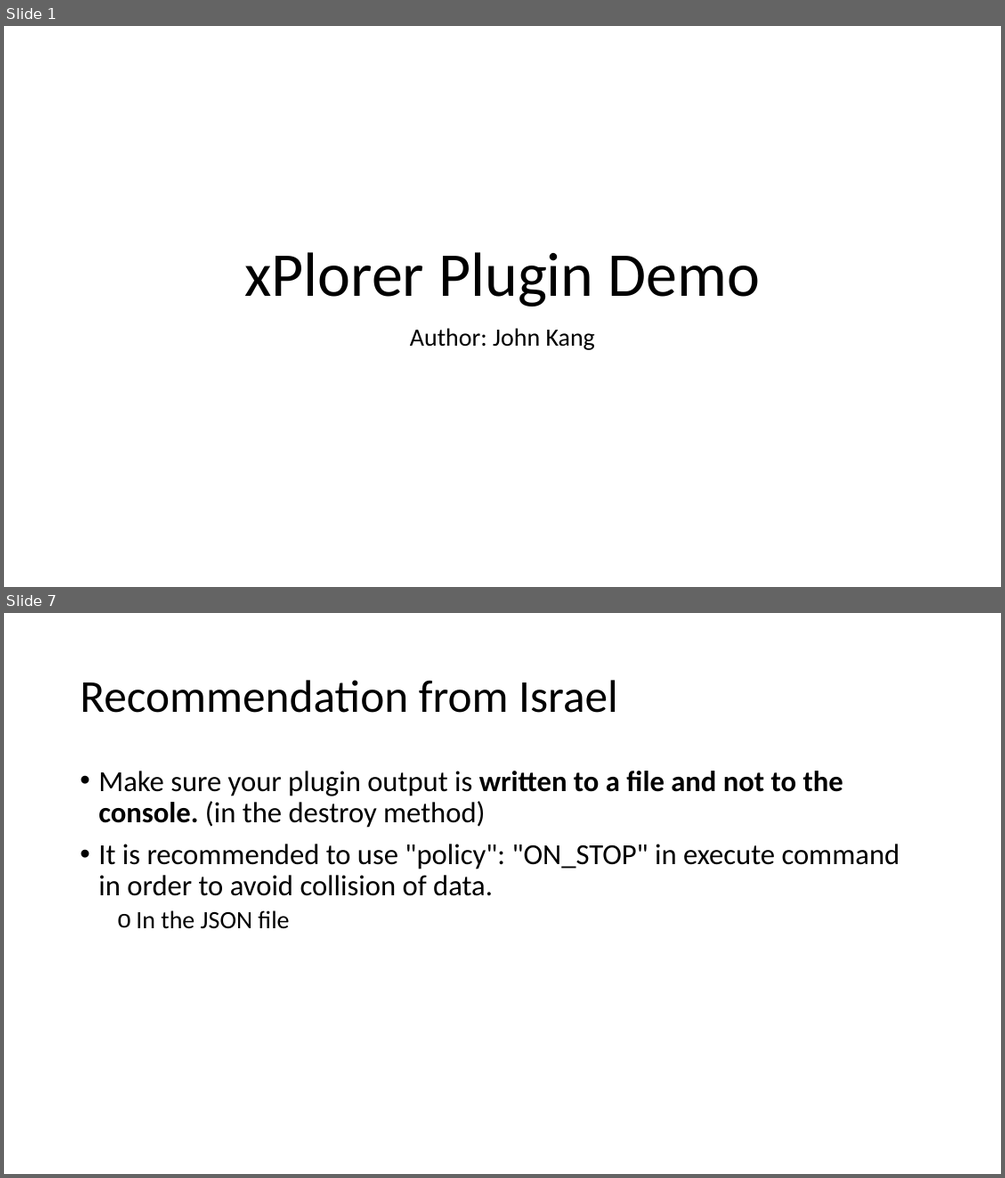
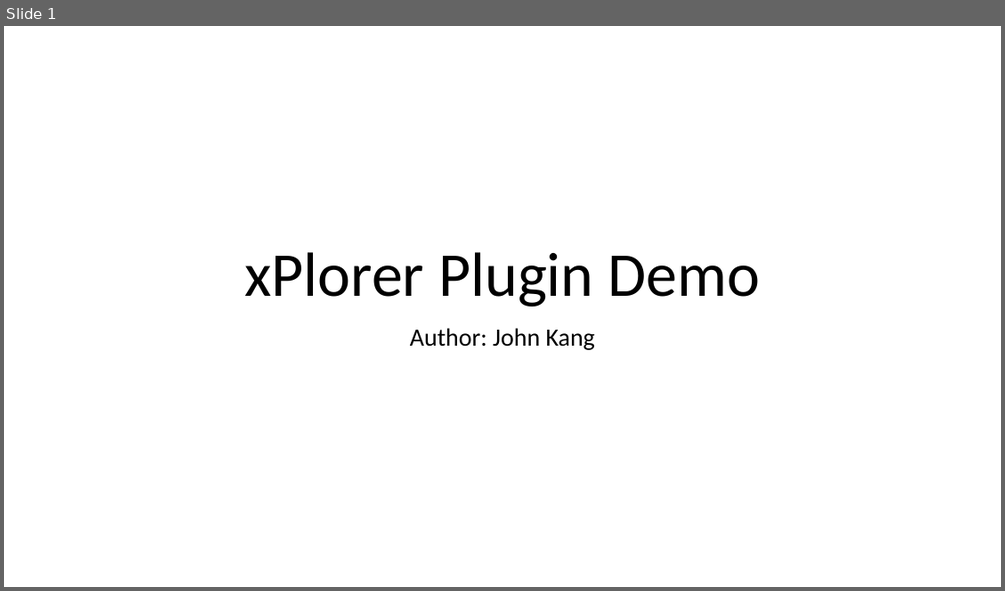
Before and after one commit to janlang1/Western-Digital, a slide deck: xPlorer Plugin Demo.pptx. Shown one above the other, each under a label of ours: slides 1 and 7 before the commit, slide 1 after it; the slides between them are not shown. The pictures are 1005x1178 and 1005x591 pixels, drawn with LibreOffice and Linux fonts; fonts in the diff are those of the drawing. Boxes give left, top, right and bottom in pixels: in the first picture for what was removed or moved away, otherwise in the second. Text is boxed around its words. In the diff, an @@ line names an element or a change of style, - is before the commit and + after.

```diff
--- a/xPlorer Plugin Demo.pptx
+++ b/xPlorer Plugin Demo.pptx
@@ slide 7 removed at bbox=[4, 613, 1001, 1174], background #FFFFFF @@
@@ title removed at bbox=[80, 680, 618, 713] @@
-Recommendation from Israel
@@ text removed at bbox=[98, 771, 900, 929] @@
-• Make sure your plugin output is written to a file and not to the console. (in the destroy method)
-• It is recommended to use "policy": "ON_STOP" in execute command in order to avoid collision of data.
-  o In the JSON file
```
Also in this commit, not shown: 3 slides changed, 13 slides added, 3 other slides removed, 8 other files.
